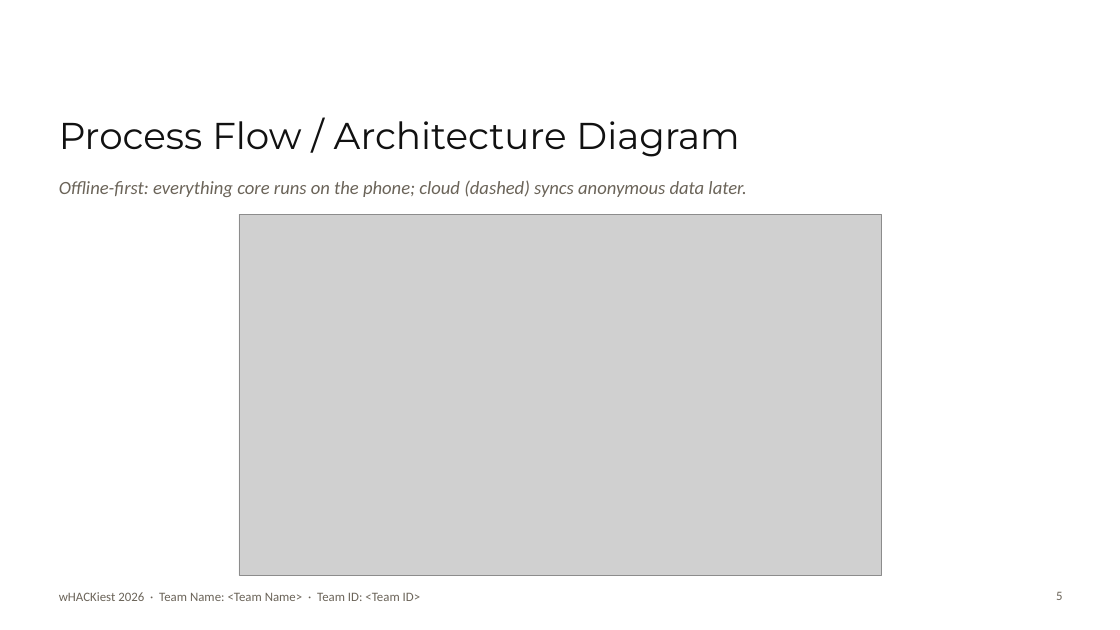
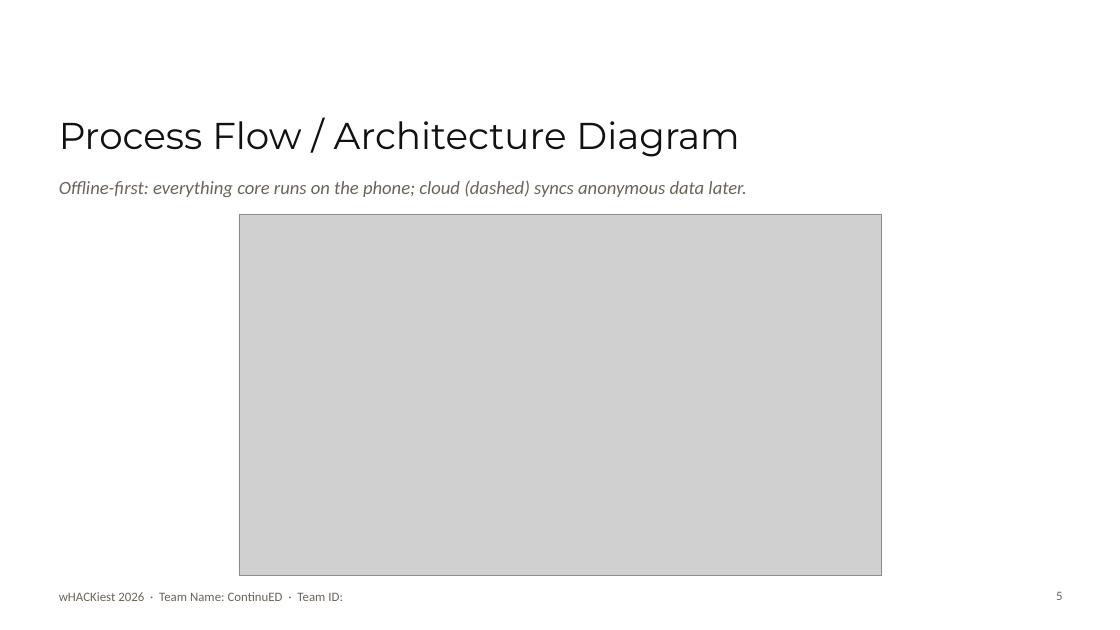
Before and after one commit to Saisagar31/ContinuED, a slide deck: slide 5 of submission/ContinuED_Track4.pptx. Drawn at 1120x630 pixels with LibreOffice and Linux fonts; fonts in the diff are those of the drawing; grey boxes stand for pictures; background and template pictures are left out. Boxes give left, top, right and bottom in pixels: in the first picture for what was removed or moved away, otherwise in the second. Text is boxed around its words. In the diff, an @@ line names an element or a change of style, - is before the commit and + after.

```diff
--- a/submission/ContinuED_Track4.pptx
+++ b/submission/ContinuED_Track4.pptx
@@ text at bbox=[59, 592, 343, 601]: text changed @@
-wHACKiest 2026 · Team Name: <Team Name> · Team ID: <Team ID>
+wHACKiest 2026 · Team Name: ContinuED · Team ID:
```
Also in this commit, not shown: 7 other slides changed, 2 other files.
